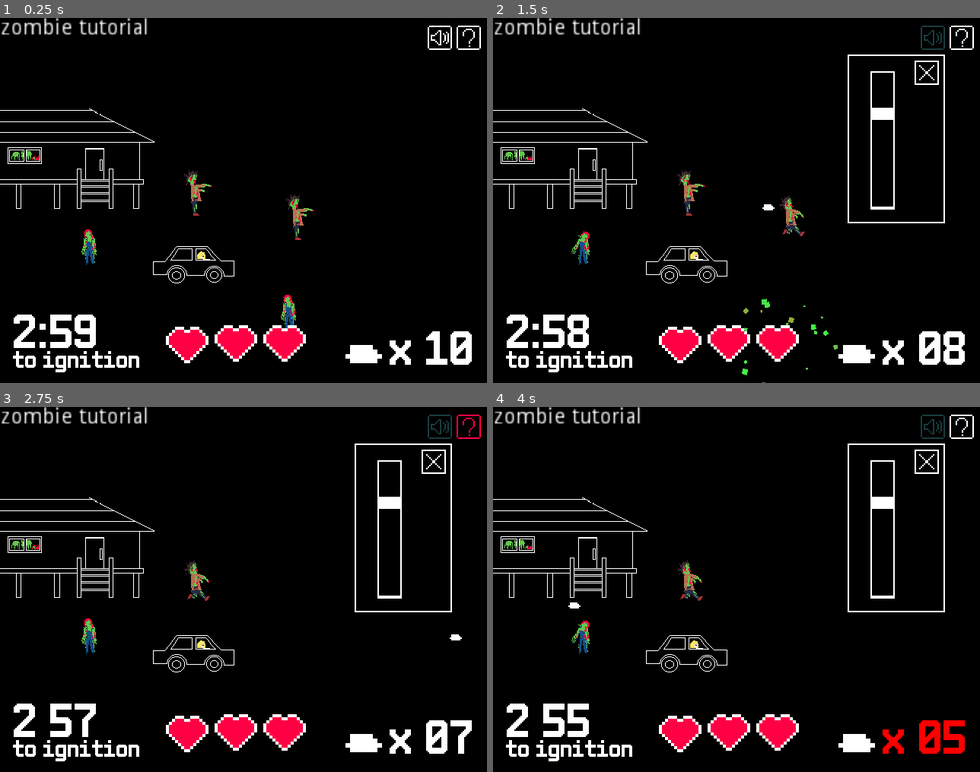
Above: before the commit, frames 1-4 (two rows, left to right).
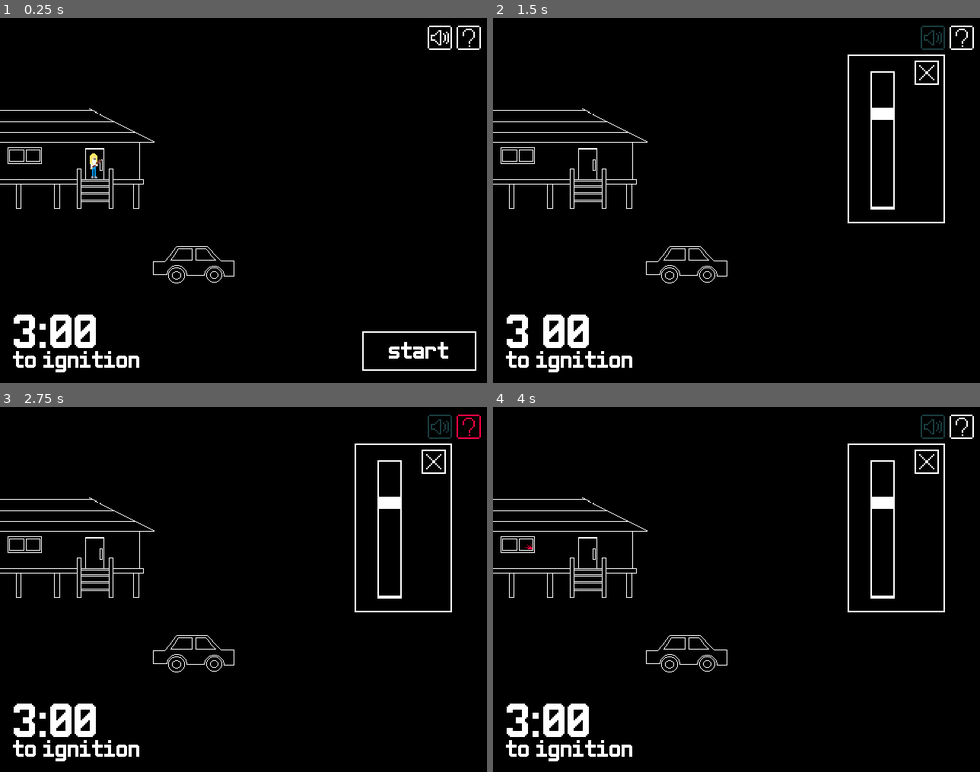
Above: after the commit, the same moments.

Repository: sanitygames/gameoff2022
Game: Godot game, scene res://title/Title.tscn
Two runs of this game, one before a commit and one after it. Both use one fixed random seed, a clock stepped at 60 frames per second and the inputs below. Before the commit the project starts from res://game/Game.tscn.
Inputs (mouse positions are in pixels of both pictures, inside the frame that each line leads up to):
- Up to frame 1 (0.25 s): no input
- Up to frame 2 (1.5 s): click (911, 350) at 0.5 s, where only the run after the commit has a clickable "start"; click (931, 36) at 1.25 s
- Up to frame 3 (2.75 s): click (467, 425) at 2 s
- Up to frame 4 (4 s): tap Enter at 2.75 s; move the mouse to (843, 571) at 2.77 s; click (843, 571) at 2.92 s; move the mouse to (639, 607) at 3.52 s; click (639, 607) at 3.67 s

The runs differ from the first frame. In frame 1, 4.7% of the frame differs, in the area x 0-98%, y 0-97%; in frame 2, 4.5%; in frame 3, 4.2%; in frame 4, 4.2%.

Commit message:
おわた

Diff:
--- a/demo/Demo.gd
+++ b/demo/Demo.gd
@@ -2,5 +2,9 @@
 
 export (PackedScene) var next_scene
 
+func _input(event):
+	if event.is_action_pressed("skip"):
+		var _e = get_tree().change_scene_to(next_scene)
+
 func _on_AnimationPlayer_animation_finished(_anim_name:String):
 	var _e = get_tree().change_scene_to(next_scene)
--- /dev/null
+++ b/game/Bomb.gd
@@ -0,0 +1,16 @@
+extends AnimatedSprite
+
+var velocity = Vector2(0, -5)
+var g = 5.0
+
+func _ready():
+	set_physics_process(false)
+	visible = false
+
+func bomb():
+	visible = true
+	set_physics_process(true)
+
+func _physics_process(delta):
+	velocity.y += g * delta
+	position += velocity
--- /dev/null
+++ b/game/Cabin.gd
@@ -0,0 +1,16 @@
+extends Sprite
+
+onready var origin = position
+
+func shake():
+	for i in 10:
+		position = origin + Vector2(randi() % 10 - 5, randi() % 10 - 5)
+		yield(get_tree(), "idle_frame")
+		position = origin
+
+
+
+
+
+func _on_JumpZombieSpawner_jump_zombie_spawn():
+	shake()
--- a/game/Car.gd
+++ b/game/Car.gd
@@ -8,10 +8,11 @@
 
 func shake():
 	for i in 10:
-		position = origin + Vector2(randi() % 10 - 5, randi() % 10 - 5)
+		position = origin + Vector2(randi() % 4 - 2, randi() % 4 - 2)
 		yield(get_tree(), "idle_frame")
 	position = origin
 
 
 func _on_Fukidasi_hit():
-	shake()
+	if !Global.game_clear:
+		shake()
--- a/game/Game.gd
+++ b/game/Game.gd
@@ -4,6 +4,8 @@
 
 export (Array) var wave_node_pathes
 
+var game_over = false
+var game_clear = false
 var zombies = 4
 var pray_tutorial_progress = 0
 var level = "normal"
@@ -66,26 +68,22 @@
 ]
 
 func _input(event):
-	if event is InputEventMouseButton:
-		if event.is_pressed() && event.button_index == BUTTON_LEFT:
-			if $GameUILayer/WeaponUI.get_weapon():
-				$WeaponSpawner.spawn(event.position)
-	if event is InputEventKey:
-		if event.is_pressed() && $Fukidasi.visible:
-			$Fukidasi.check_and_next(event.as_text())
+	if !game_over:
+		if event is InputEventMouseButton:
+			if event.is_pressed() && event.button_index == BUTTON_LEFT:
+				if $GameUILayer/WeaponUI.get_weapon():
+					$WeaponSpawner.spawn(event.position)
+		if event is InputEventKey:
+			if event.is_pressed() && $Fukidasi.visible:
+				$Fukidasi.check_and_next(event.as_text())
 
 func _ready():
-	#test
-	# $JumpZombieSpawner.is_active = true
 	# ゾンビを倒すチュートリアル
-	$ZombieTutorialDebug.visible = true
 	$Timer.start()
 	yield(self, "zombie_tutorial_finished")
-	$ZombieTutorialDebug.visible = false
 
 	# タイピングのチュートリアル兼ゲームレベル判定
 	$ZombieSpawner.is_active = true
-	$PrayTutorialDebug.visible = true
 	$Fukidasi.visible = true
 	$Timer.wait_time = 999
 	while pray_tutorial_progress < tutorial_words.size():
@@ -95,7 +93,6 @@
 		if pray_tutorial_progress == 2:
 			$Timer.start()
 			yield(get_tree(), "idle_frame")
-	$PrayTutorialDebug.visible = false
 	var rest_time = $Timer.time_left
 	Global.game_level = rest_time
 	$Timer.stop()
@@ -112,8 +109,29 @@
 
 	$JumpZombieSpawner.is_active = true
 	while Global.time_left >= 0.0:
+		if game_clear:
+			break
 		$Fukidasi.set_text(hard_level_words[Global.game_level][randi() % hard_level_words[Global.game_level].size()])
 		yield($Fukidasi, "finished")
+
+	print("Clear")
+	Global.game_clear = true
+	$Fukidasi.visible = false
+	clear()
+	yield($Ending, "animation_finished")
+	$Fukidasi.visible = true
+	$Fukidasi.set_text("FUCKYOU")
+	yield($Fukidasi, "finished")
+	$Fukidasi.visible = false
+	$Bomb.bomb()
+	yield(get_tree().create_timer(5.0), "timeout")
+	$Bomb2.play()
+	yield(get_tree().create_timer(2.0), "timeout")
+	$End.play()
+	$GameClearLayer.visible = true
+
+
+
 
 
 
@@ -126,14 +144,34 @@
 	emit_signal("zombie_tutorial_finished")
 
 
-
-
-
 func _on_PlayerCollsion_area_entered(_area:Area2D):
-	$GameUILayer/LifeUI.damage()
+	if !game_clear && !game_over:
+		$GameUILayer/LifeUI.damage()
 
 
 func _on_LifeUI_game_over():
 	$BGM.stop()
 	$GameOverLayer.visible = true
+	game_over = true
 	print("gameover")
+
+
+func _on_StartButton_pressed():
+	var _e = get_tree().reload_current_scene()
+
+
+func _on_IgnitionTimer_ignition():
+	game_clear = true
+
+
+func _on_Button_pressed():
+	# クリア時出張っgj
+	$GameUILayer/IgnitionTimer.timer = 3.0
+
+func clear():
+	$BGM.stop()
+	$ZombieSpawner.is_active = false
+	$JumpZombieSpawner.is_active = false
+	$GameUILayer/IgnitionTimer.set_physics_process(false)
+	$Car/Camera2D.current = true
+	$Ending.play("main")
--- a/game/Game.tscn
+++ b/game/Game.tscn
@@ -121,6 +121,22 @@
 [ext_resource path="res://resource/sound/「ギャアアアア！」.mp3" type="AudioStream" id=119]
 [ext_resource path="res://resource/png/rect1.png" type="Texture" id=120]
 [ext_resource path="res://resource/font/font16px.tres" type="DynamicFont" id=121]
+[ext_resource path="res://resource/sound/打撃3.mp3" type="AudioStream" id=122]
+[ext_resource path="res://game/Cabin.gd" type="Script" id=123]
+[ext_resource path="res://resource/sound/車のエンジンをかける1.mp3" type="AudioStream" id=124]
+[ext_resource path="res://resource/sound/ヘリコプター飛行中（機外）.mp3" type="AudioStream" id=125]
+[ext_resource path="res://resource/png/bomb2.png" type="Texture" id=126]
+[ext_resource path="res://game/Bomb.gd" type="Script" id=127]
+[ext_resource path="res://resource/png/bomb1.png" type="Texture" id=128]
+[ext_resource path="res://resource/sound/爆発4.mp3" type="AudioStream" id=129]
+[ext_resource path="res://resource/sound/レベルアップ.mp3" type="AudioStream" id=130]
+
+[sub_resource type="Gradient" id=14]
+offsets = PoolRealArray( 0, 0.813953, 1 )
+colors = PoolColorArray( 0, 0, 0, 1, 0, 0.124804, 0.339893, 1, 0, 0.367188, 1, 1 )
+
+[sub_resource type="GradientTexture2D" id=15]
+gradient = SubResource( 14 )
 
 [sub_resource type="SpriteFrames" id=1]
 animations = [ {
@@ -200,6 +216,135 @@
 margin_top = 1.0
 margin_bottom = 1.0
 
+[sub_resource type="Animation" id=16]
+length = 0.001
+tracks/0/type = "value"
+tracks/0/path = NodePath("Car:position")
+tracks/0/interp = 1
+tracks/0/loop_wrap = true
+tracks/0/imported = false
+tracks/0/enabled = true
+tracks/0/keys = {
+"times": PoolRealArray( 0 ),
+"transitions": PoolRealArray( 1 ),
+"update": 0,
+"values": [ Vector2( 133, -136 ) ]
+}
+tracks/1/type = "value"
+tracks/1/path = NodePath("Player:position")
+tracks/1/interp = 1
+tracks/1/loop_wrap = true
+tracks/1/imported = false
+tracks/1/enabled = true
+tracks/1/keys = {
+"times": PoolRealArray( 0 ),
+"transitions": PoolRealArray( 1 ),
+"update": 0,
+"values": [ Vector2( 80, -173 ) ]
+}
+tracks/2/type = "value"
+tracks/2/path = NodePath("Fukidasi:visible")
+tracks/2/interp = 1
+tracks/2/loop_wrap = true
+tracks/2/imported = false
+tracks/2/enabled = true
+tracks/2/keys = {
+"times": PoolRealArray( 0 ),
+"transitions": PoolRealArray( 1 ),
+"update": 0,
+"values": [ true ]
+}
+tracks/3/type = "value"
+tracks/3/path = NodePath("Fukidasi:rect_position")
+tracks/3/interp = 1
+tracks/3/loop_wrap = true
+tracks/3/imported = false
+tracks/3/enabled = true
+tracks/3/keys = {
+"times": PoolRealArray( 0 ),
+"transitions": PoolRealArray( 1 ),
+"update": 0,
+"values": [ Vector2( 113, -214 ) ]
+}
+
+[sub_resource type="Animation" id=17]
+resource_name = "main"
+length = 25.0
+tracks/0/type = "value"
+tracks/0/path = NodePath("Car:position")
+tracks/0/interp = 1
+tracks/0/loop_wrap = true
+tracks/0/imported = false
+tracks/0/enabled = true
+tracks/0/keys = {
+"times": PoolRealArray( 0, 11, 20.9 ),
+"transitions": PoolRealArray( 1, 1, 1 ),
+"update": 0,
+"values": [ Vector2( 133, 156 ), Vector2( 133, 156 ), Vector2( 133, -136 ) ]
+}
+tracks/1/type = "value"
+tracks/1/path = NodePath("Player:position")
+tracks/1/interp = 1
+tracks/1/loop_wrap = true
+tracks/1/imported = false
+tracks/1/enabled = true
+tracks/1/keys = {
+"times": PoolRealArray( 0, 11, 20.9 ),
+"transitions": PoolRealArray( 1, 1, 1 ),
+"update": 0,
+"values": [ Vector2( 80, 119 ), Vector2( 80, 119 ), Vector2( 80, -173 ) ]
+}
+tracks/2/type = "audio"
+tracks/2/path = NodePath("Ending/AudioStreamPlayer")
+tracks/2/interp = 1
+tracks/2/loop_wrap = true
+tracks/2/imported = false
+tracks/2/enabled = true
+tracks/2/keys = {
+"clips": [ {
+"end_offset": 0.0,
+"start_offset": 0.0,
+"stream": ExtResource( 124 )
+}, {
+"end_offset": 12.68,
+"start_offset": 0.0,
+"stream": ExtResource( 125 )
+} ],
+"times": PoolRealArray( 0, 11 )
+}
+tracks/3/type = "value"
+tracks/3/path = NodePath("GameUILayer:visible")
+tracks/3/interp = 1
+tracks/3/loop_wrap = true
+tracks/3/imported = false
+tracks/3/enabled = true
+tracks/3/keys = {
+"times": PoolRealArray( 1.8 ),
+"transitions": PoolRealArray( 1 ),
+"update": 1,
+"values": [ false ]
+}
+tracks/4/type = "value"
+tracks/4/path = NodePath("Fukidasi:rect_position")
+tracks/4/interp = 1
+tracks/4/loop_wrap = true
+tracks/4/imported = false
+tracks/4/enabled = true
+tracks/4/keys = {
+"times": PoolRealArray( 0, 20.8 ),
+"transitions": PoolRealArray( 1, 1 ),
+"update": 0,
+"values": [ Vector2( 113, 83 ), Vector2( 113, -214 ) ]
+}
+
+[sub_resource type="SpriteFrames" id=18]
+animations = [ {
+"frames": [ ExtResource( 128 ), ExtResource( 128 ), ExtResource( 126 ) ],
+"loop": true,
+"name": "default",
+"speed": 5.0
+} ]
+
 [node name="Game" type="Node2D"]
 script = ExtResource( 108 )
 
@@ -210,6 +355,13 @@
 __meta__ = {
 "_edit_lock_": true
 }
+
+[node name="ColorRect2" type="TextureRect" parent="."]
+margin_right = 317.0
+margin_bottom = 320.0
+rect_rotation = -90.0
+texture = SubResource( 15 )
+expand = true
 
 [node name="Fukidasi" type="TextureRect" parent="."]
 visible = false
@@ -260,6 +412,7 @@
 position = Vector2( 52, 93 )
 scale = Vector2( 0.5, 0.5 )
 texture = ExtResource( 97 )
+script = ExtResource( 123 )
 __meta__ = {
 "_edit_lock_": true
 }
@@ -268,6 +421,8 @@
 position = Vector2( 6.5, 6 )
 texture = ExtResource( 98 )
 offset = Vector2( 14, 0 )
+
+[node name="Tween" type="Tween" parent="Cabin"]
 
 [node name="PlayerCollsion" type="Area2D" parent="."]
 position = Vector2( 133, 156 )
@@ -285,15 +440,15 @@
 offset = Vector2( -12, 12 )
 script = ExtResource( 113 )
 
+[node name="Camera2D" type="Camera2D" parent="Car"]
+offset = Vector2( 27.024, -36.054 )
+
 [node name="Player" type="AnimatedSprite" parent="."]
 position = Vector2( 80, 119 )
 scale = Vector2( 0.5, 0.5 )
 frames = SubResource( 3 )
 frame = 89
 playing = true
-__meta__ = {
-"_edit_lock_": true
-}
 
 [node name="WeaponSpawner" type="Node2D" parent="."]
 position = Vector2( 133, 156 )
@@ -341,6 +496,9 @@
 [node name="Timer" type="Timer" parent="JumpZombieSpawner"]
 wait_time = 2.0
 autostart = true
+
+[node name="Spawn" type="AudioStreamPlayer" parent="JumpZombieSpawner"]
+stream = ExtResource( 122 )
 
 [node name="GameUILayer" type="CanvasLayer" parent="."]
 
@@ -412,25 +570,22 @@
 [node name="Timer" type="Timer" parent="."]
 wait_time = 10.0
 
-[node name="ZombieTutorialDebug" type="Label" parent="."]
-margin_right = 40.0
-margin_bottom = 14.0
-text = "zombie tutorial"
-
-[node name="PrayTutorialDebug" type="Label" parent="."]
-visible = false
-margin_right = 77.0
-margin_bottom = 14.0
-text = "pray tutorial"
-
-[node name="NormalLevelDebug" type="Label" parent="."]
-visible = false
-margin_right = 77.0
-margin_bottom = 14.0
-text = "normal level"
-
 [node name="GameOverLayer" type="CanvasLayer" parent="."]
 visible = false
+
+[node name="CPUParticles2D" type="CPUParticles2D" parent="GameOverLayer"]
+position = Vector2( 136, 158 )
+amount = 22
+lifetime = 1.53
+explosiveness = 0.83
+randomness = 0.63
+direction = Vector2( 0, -1 )
+spread = 13.59
+initial_velocity = 54.25
+initial_velocity_random = 0.05
+scale_amount = 3.0
+scale_amount_random = 1.0
+color = Color( 1, 0, 0.4, 1 )
 
 [node name="ColorRect" type="ColorRect" parent="GameOverLayer"]
 margin_left = 15.0
@@ -473,18 +628,103 @@
 custom_styles/normal = SubResource( 13 )
 text = "Retry"
 
+[node name="GameClearLayer" type="CanvasLayer" parent="."]
+visible = false
+
+[node name="ColorRect" type="ColorRect" parent="GameClearLayer"]
+margin_left = 15.0
+margin_top = 48.0
+margin_right = 301.0
+margin_bottom = 175.0
+color = Color( 0, 0, 0, 1 )
+
+[node name="NinePatchRect" type="NinePatchRect" parent="GameClearLayer"]
+margin_left = 15.0
+margin_top = 48.0
+margin_right = 301.0
+margin_bottom = 175.0
+texture = ExtResource( 120 )
+patch_margin_left = 1
+patch_margin_top = 1
+patch_margin_right = 1
+patch_margin_bottom = 1
+
+[node name="Label2" type="Label" parent="GameClearLayer"]
+margin_left = 92.0
+margin_top = 118.0
+margin_right = 234.0
+margin_bottom = 132.0
+text = "Thank you for playing!!"
+
+[node name="Label" type="Label" parent="GameClearLayer"]
+margin_left = 69.0
+margin_top = 83.0
+margin_right = 261.0
+margin_bottom = 115.0
+custom_fonts/font = ExtResource( 106 )
+text = "YOU SURVIVED!"
+
+[node name="StartButton" type="Button" parent="GameClearLayer"]
+visible = false
+margin_left = 119.0
+margin_top = -128.0
+margin_right = 194.0
+margin_bottom = -102.0
+custom_colors/font_color_focus = Color( 1, 1, 1, 1 )
+custom_colors/font_color = Color( 1, 1, 1, 1 )
+custom_colors/font_color_hover = Color( 1, 0, 0.4, 1 )
+custom_colors/font_color_pressed = Color( 0, 0, 0, 1 )
+custom_fonts/font = ExtResource( 121 )
+custom_styles/hover = SubResource( 12 )
+custom_styles/pressed = SubResource( 12 )
+custom_styles/normal = SubResource( 13 )
+text = "Title"
+
 [node name="BGM" type="AudioStreamPlayer" parent="."]
 stream = ExtResource( 115 )
 autoplay = true
+
+[node name="Button" type="Button" parent="."]
+visible = false
+margin_right = 12.0
+margin_bottom = 20.0
+text = "clear"
+
+[node name="Ending" type="AnimationPlayer" parent="."]
+reset_on_save = false
+anims/RESET = SubResource( 16 )
+anims/main = SubResource( 17 )
+
+[node name="AudioStreamPlayer" type="AudioStreamPlayer" parent="Ending"]
+stream = ExtResource( 125 )
+
+[node name="Bomb" type="AnimatedSprite" parent="."]
+position = Vector2( 818, -284 )
+scale = Vector2( 4, 4 )
+frames = SubResource( 18 )
+playing = true
+offset = Vector2( -172.25, 29.5 )
+script = ExtResource( 127 )
+
+[node name="Bomb2" type="AudioStreamPlayer" parent="."]
+stream = ExtResource( 129 )
+
+[node name="End" type="AudioStreamPlayer" parent="."]
+stream = ExtResource( 130 )
 
 [connection signal="finished" from="Fukidasi" to="GameUILayer/WeaponUI" method="_on_Fukidasi_finished"]
 [connection signal="hit" from="Fukidasi" to="Car" method="_on_Fukidasi_hit"]
 [connection signal="area_entered" from="PlayerCollsion" to="." method="_on_PlayerCollsion_area_entered"]
 [connection signal="timeout" from="ZombieSpawner/Timer" to="ZombieSpawner" method="_on_Timer_timeout"]
+[connection signal="jump_zombie_spawn" from="JumpZombieSpawner" to="Cabin" method="_on_JumpZombieSpawner_jump_zombie_spawn"]
 [connection signal="timeout" from="JumpZombieSpawner/Timer" to="JumpZombieSpawner" method="_on_Timer_timeout"]
+[connection signal="ignition" from="GameUILayer/IgnitionTimer" to="." method="_on_IgnitionTimer_ignition"]
 [connection signal="game_over" from="GameUILayer/LifeUI" to="." method="_on_LifeUI_game_over"]
 [connection signal="destroy" from="Zombie" to="." method="destroy_tutorial_zombie"]
 [connection signal="destroy" from="Zombie4" to="." method="destroy_tutorial_zombie"]
 [connection signal="destroy" from="Zombie5" to="." method="destroy_tutorial_zombie"]
 [connection signal="destroy" from="Zombie6" to="." method="destroy_tutorial_zombie"]
 [connection signal="timeout" from="Timer" to="." method="zombie_tutorial_timer_timeout"]
+[connection signal="pressed" from="GameOverLayer/StartButton" to="." method="_on_StartButton_pressed"]
+[connection signal="pressed" from="GameClearLayer/StartButton" to="." method="_on_StartButton_pressed"]
+[connection signal="pressed" from="Button" to="." method="_on_Button_pressed"]
--- a/game/JumpZombieSpawner.gd
+++ b/game/JumpZombieSpawner.gd
@@ -1,4 +1,6 @@
 extends Node2D
+
+signal jump_zombie_spawn
 
 export (PackedScene) var zombie_prefab
 
@@ -13,15 +15,14 @@
 
 
 func spawn():
-	print("spawn")
 	var points = curves[randi() % curves.size()].get_baked_points()
 	var z = zombie_prefab.instance()
 	z.position = points[randi()%points.size()]
-	print(z.position)
 	owner.add_child(z)
+	$Spawn.play()
+	emit_signal("jump_zombie_spawn")
 
 
 func _on_Timer_timeout():
 	if is_active:
 		spawn()
-		# $Timer.wait_time = Global.get_zombie_spawn_wait_time()
--- a/global/Global.gd
+++ b/global/Global.gd
@@ -9,6 +9,8 @@
 var player_position = Vector2.ZERO
 
 var time_left = 999.9
+
+var game_clear = false
 
 func get_zombie_particle():
 	var p = zombie_particle_prefab.instance()
--- a/global/Global.tscn
+++ b/global/Global.tscn
@@ -4,10 +4,10 @@
 [ext_resource path="res://global/ZombieParticle.tscn" type="PackedScene" id=2]
 
 [sub_resource type="Curve" id=1]
-_data = [ Vector2( 0, 1 ), 0.0, 0.0, 0, 0, Vector2( 0.418856 …(239 unchanged characters)… .0990992 ), 0.0, 0.0, 0, 0, Vector2( 0.834621, 0.522523 ), -0.190071, -0.190071, 0, 0, Vector2( …(72 unchanged characters)…
+_data = [ Vector2( 0, 1 ), 0.0, 0.0, 0, 0, Vector2( 0.418856 …(239 unchanged characters)… .0990992 ), 0.0, 0.0, 0, 0, Vector2( 0.85626, 0.301802 ), -0.190071, -0.190071, 0, 0, Vector2( …(72 unchanged characters)…
 
 [sub_resource type="Curve" id=2]
-_data = [ Vector2( 0, 0 ), 0.0, 0.0, 0, 0, Vector2( 0.318393 …(317 unchanged characters)… 0.108108 ), 0.0, 0.0, 0, 0, Vector2( 0.850077, 0.851351 ), 0.0, 0.0, 0, 0, Vector2( 0.90881, 0.189189 ), 0.0, 0.0, 0, 0, Vector2( 1, 0.0900902 ), 0.582884, 0.0, 0, 0 ]
+_data = [ Vector2( 0, 0 ), 0.0, 0.0, 0, 0, Vector2( 0.318393 …(317 unchanged characters)… 0.108108 ), 0.0, 0.0, 0, 0, Vector2( 0.846986, 1 ), 0.0, 0.0, 0, 0, Vector2( 0.936631, 0.297297 ), 0.0, 0.0, 0, 0, Vector2( 1, 0.0900902 ), 0.582884, 0.0, 0, 0 ]
 
 [node name="Global" type="Node2D"]
 position = Vector2( 4, 2 )
--- a/ignition_timer/IgnitionTimer.gd
+++ b/ignition_timer/IgnitionTimer.gd
@@ -1,6 +1,7 @@
 extends Node2D
 
 signal ignition_timer_update(rest_time)
+signal ignition
 
 export (bool) var is_active = false
 
@@ -14,6 +15,10 @@
 		emit_signal("ignition_timer_update", timer)
 	Global.time_left = timer
 	time_update()
+	if timer <= 0:
+		emit_signal("ignition")
+		set_physics_process(false)
+		$BlinkTimer.stop()
 
 func _on_BlinkTimer_timeout():
 	blink = !blink
--- a/project.godot
+++ b/project.godot
@@ -11,7 +11,7 @@
 [application]
 
 config/name="Three minute to ignition"
-run/main_scene="res://game/Game.tscn"
+run/main_scene="res://title/Title.tscn"
 config/icon="res://icon.png"
 
 [autoload]
@@ -69,6 +69,11 @@
 "events": [ Object(InputEventKey,"resource_local_to_scene":false,"resource_name":"","device":0,"alt":false,"shift":false,"control":false,"meta":false,"command":false,"pressed":false,"scancode":0,"physical_scancode":16777221,"unicode":0,"echo":false,"script":null)
  ]
 }
+skip={
+"deadzone": 0.5,
+"events": [ Object(InputEventKey,"resource_local_to_scene":false,"resource_name":"","device":0,"alt":false,"shift":true,"control":false,"meta":false,"command":false,"pressed":false,"scancode":0,"physical_scancode":83,"unicode":0,"echo":false,"script":null)
+ ]
+}
 
 [layer_names]
 
--- a/title/Title.gd
+++ b/title/Title.gd
@@ -2,6 +2,8 @@
 
 export (PackedScene) var next_scene
 
+
+
 func _on_StartButton_pressed():
 	SoundManager.play_start()
 	var _e = get_tree().change_scene_to(next_scene)
--- a/zombie/jump_zombie.gd
+++ b/zombie/jump_zombie.gd
@@ -1,4 +1,6 @@
 extends Node2D
+
+signal destroy
 
 var g = 20.0
 var velocity = Vector2.ZERO
Not shown, added: .VSCodeCounter/2022-11-27_14-34-07/diff.csv
Not shown, added: .VSCodeCounter/2022-11-27_14-34-07/diff.txt
Not shown, added: .VSCodeCounter/2022-11-27_14-34-07/results.csv
Not shown, added: .VSCodeCounter/2022-11-27_14-34-07/results.json
Not shown, added: .VSCodeCounter/2022-11-27_14-34-07/results.txt
Not shown: 1 places in game/Game.tscn that only renumber resources
Binary file added: resource/png/bomb1.png
Not shown, added: resource/png/bomb1.png.import
Binary file added: resource/png/bomb2.png
Not shown, added: resource/png/bomb2.png.import
Not shown, added: resource/sound/ヘリコプター飛行中（機内）.mp3.import
Not shown, added: resource/sound/ヘリコプター飛行中（機外）.mp3.import
(and 14 more such lines)
